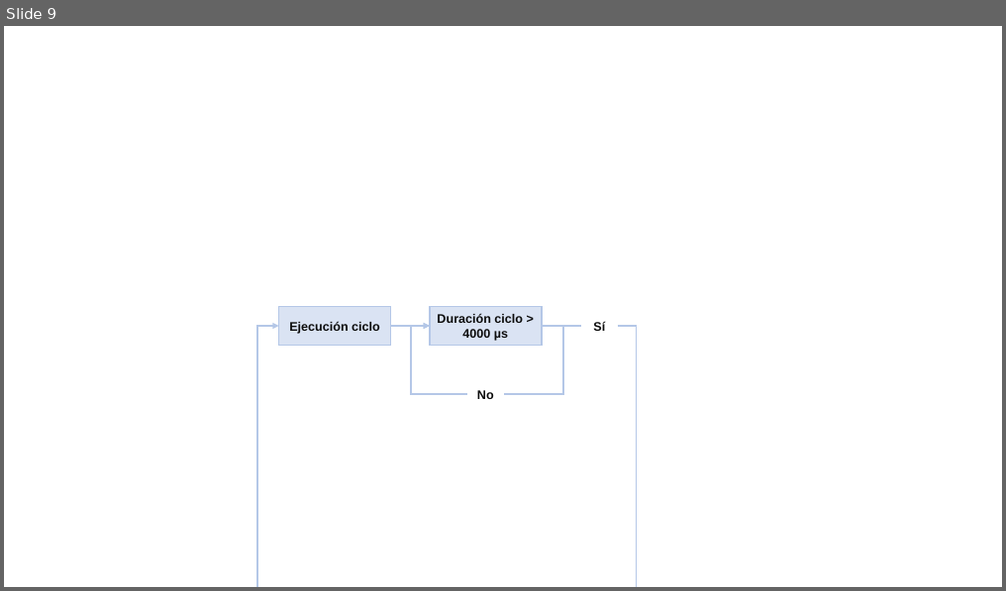
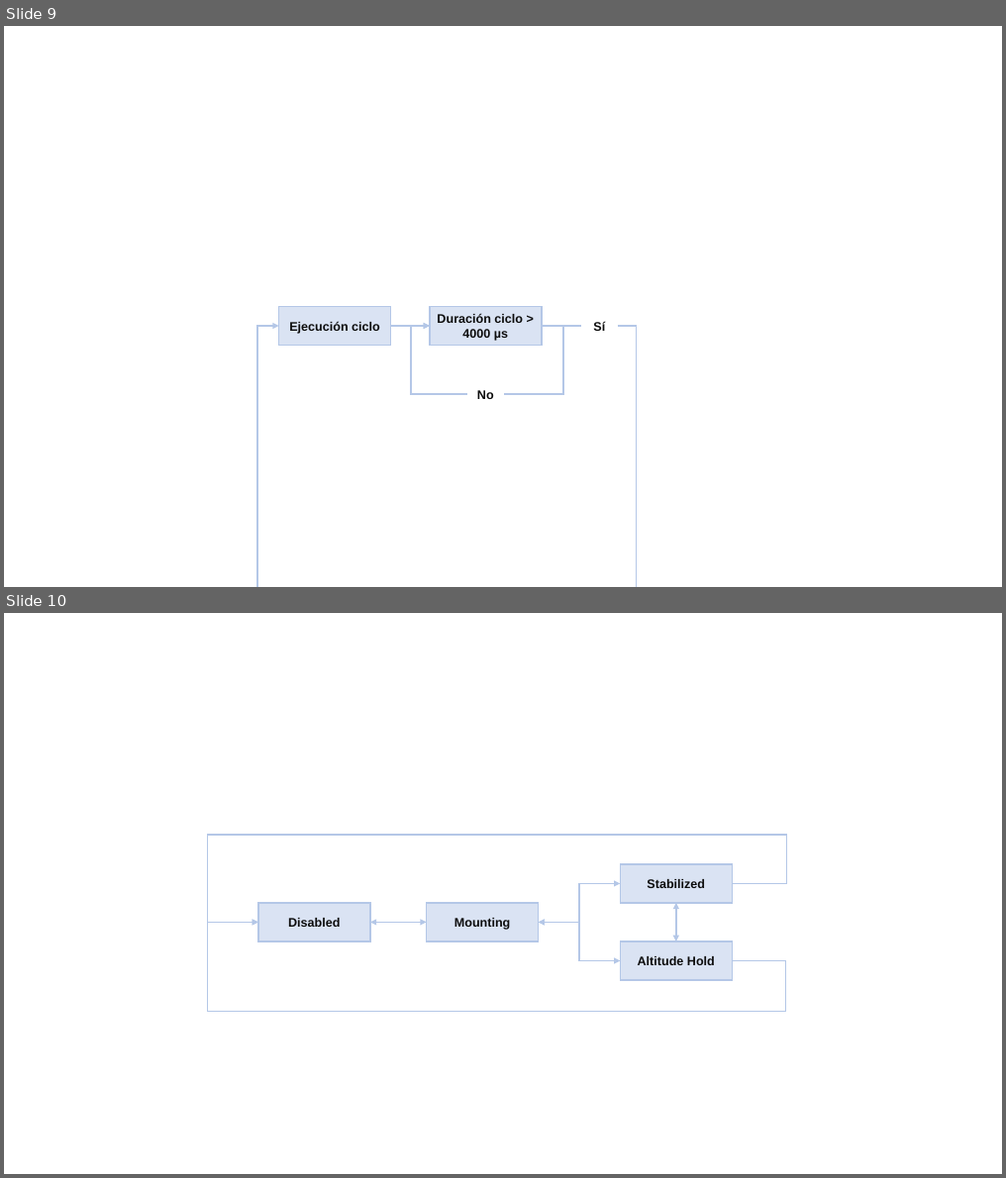
Before and after one commit to leonprietobailo/DroneSTM32F405, a slide deck: doc/schemes.pptx. Shown one above the other, each under a label of ours: slide 9 before the commit, slides 9 and 10 after it. The pictures are 1006x591 and 1006x1178 pixels, drawn with LibreOffice and Linux fonts; fonts in the diff are those of the drawing. Boxes give left, top, right and bottom in pixels: in the first picture for what was removed or moved away, otherwise in the second. Text is boxed around its words. In the diff, an @@ line names an element or a change of style, - is before the commit and + after.

```diff
--- a/doc/schemes.pptx
+++ b/doc/schemes.pptx
@@ slide 10 added at (x1=4, y1=613, x2=1002, y2=1174), background #FFFFFF @@
@@ elbow arrow added from (733, 884) to (258, 922), #B4C7E7 1.5 pt @@
@@ rectangle added at (x1=620, y1=864, x2=733, y2=903), fill #DAE3F3, outline #B4C7E7 1.5 pt, 12 pt, text #0D0D0D, bold @@
+Stabilized
@@ rectangle added at (x1=258, y1=903, x2=371, y2=943), fill #DAE3F3, outline #B4C7E7 1.5 pt, 12 pt, text #0D0D0D, bold @@
+Disabled
@@ rectangle added at (x1=426, y1=903, x2=539, y2=943), fill #DAE3F3, outline #B4C7E7 1.5 pt, 12 pt, text #0D0D0D, bold @@
+Mounting
@@ elbow double arrow added from (539, 922) to (620, 884), #B4C7E7 1.5 pt @@
@@ double arrow added from (676, 903) to (676, 942), #B4C7E7 1.5 pt @@
@@ elbow arrow added from (733, 961) to (258, 922), #B4C7E7 1.5 pt @@
@@ double arrow added from (370, 922) to (426, 922), #B4C7E7 1.5 pt @@
@@ elbow double arrow added from (539, 922) to (620, 961), #B4C7E7 1.5 pt @@
@@ rectangle added at (x1=620, y1=942, x2=733, y2=980), fill #DAE3F3, outline #B4C7E7 1.5 pt, 12 pt, text #0D0D0D, bold @@
+Altitude Hold
```
Also in this commit, not shown: 1 other file.
